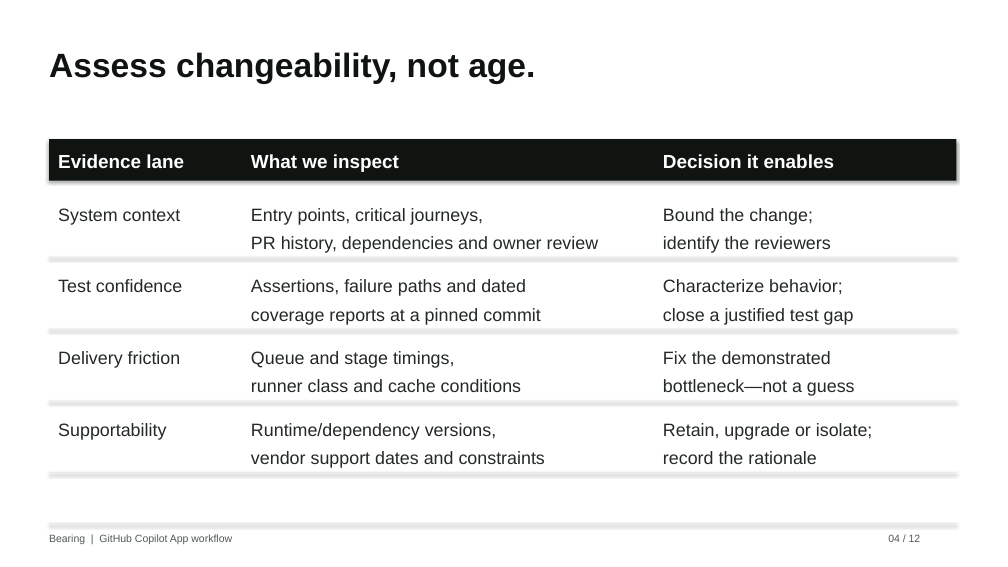
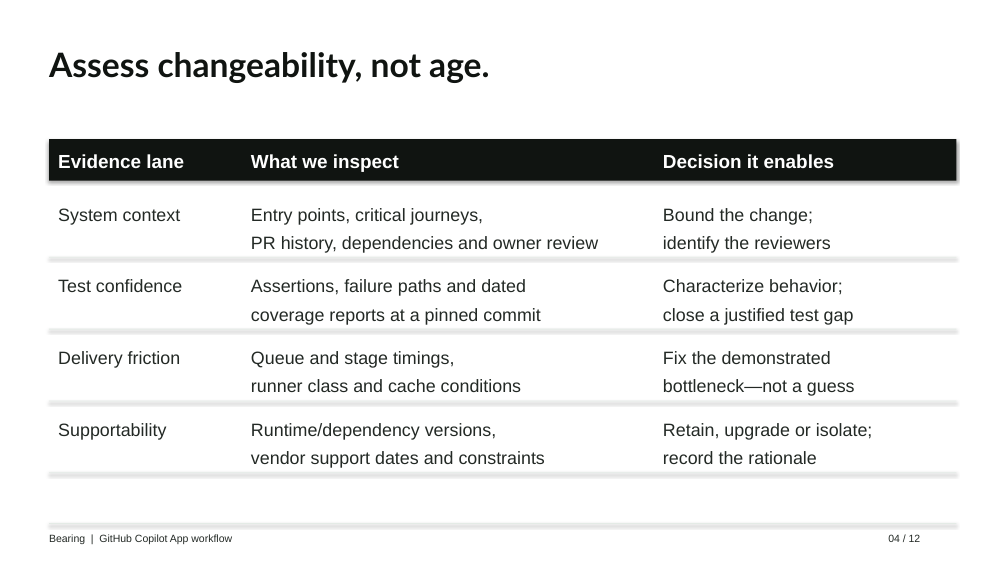
Before and after one commit to eltyagi/bearingV2, a slide deck: slide 4 of submission/modernization-assessment.pptx. Drawn at 1008x567 pixels with LibreOffice and Linux fonts; fonts in the diff are those of the drawing. Boxes give left, top, right and bottom in pixels: in the first picture for what was removed or moved away, otherwise in the second. Text is boxed around its words. In the diff, an @@ line names an element or a change of style, - is before the commit and + after.

```diff
--- a/submission/modernization-assessment.pptx
+++ b/submission/modernization-assessment.pptx
@@ text "Assess changeability, not age." at bbox=[49, 52, 489, 83]: font Arial to Lato @@
@@ text "Bearing | GitHub Copilot App ..." at bbox=[49, 534, 232, 544]: text colour #505B53 to #232925 @@
@@ text "04 / 12" at bbox=[888, 534, 921, 542]: text colour #505B53 to #232925 @@
```
Also in this commit, not shown: 11 other slides changed, 1 other file.
